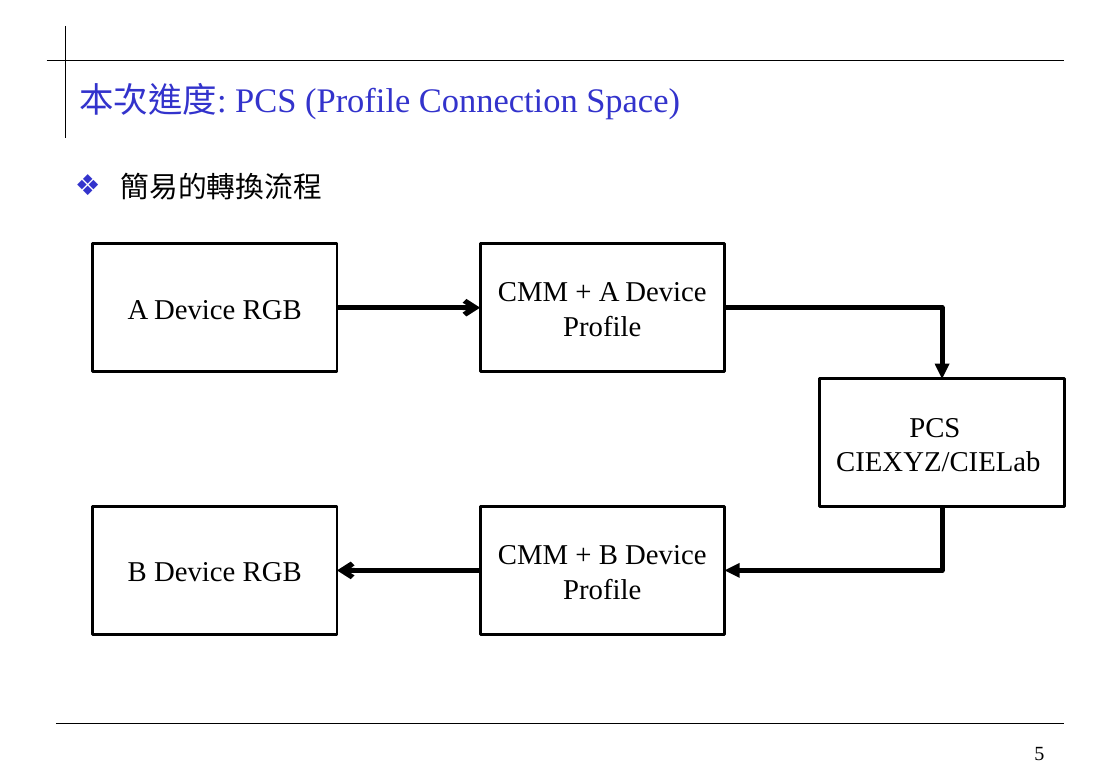
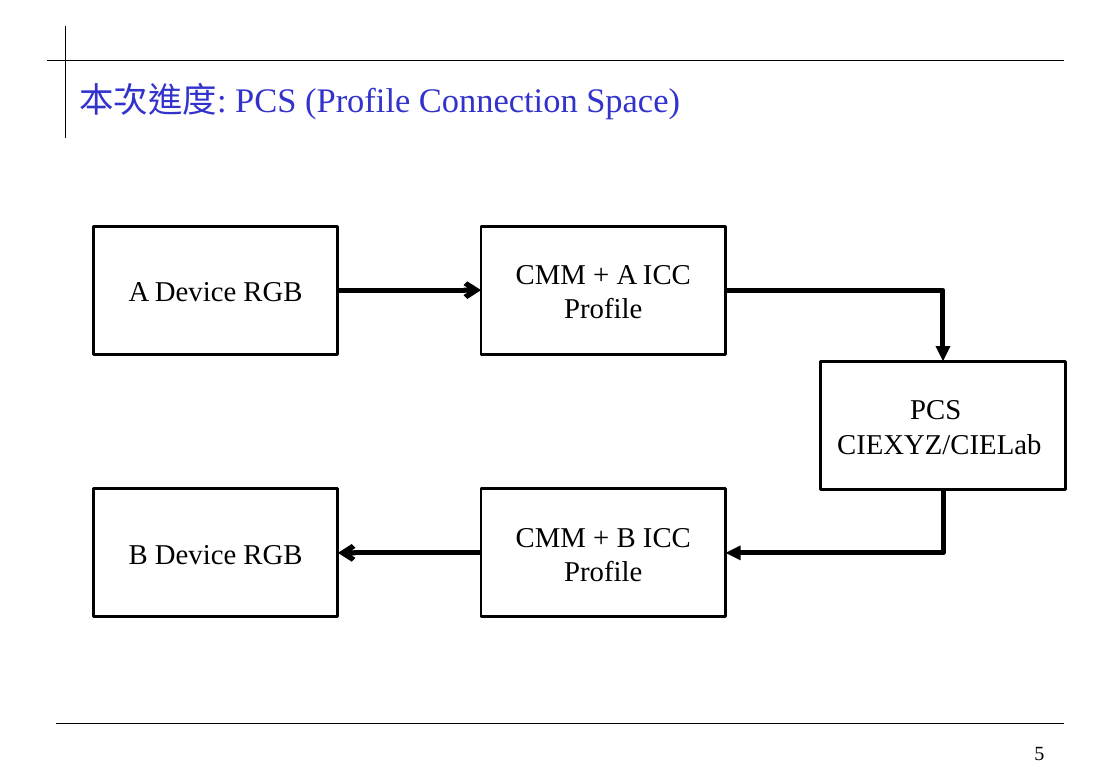
Before and after one commit to 0ilasis0/home, a slide deck: slide 5 of ICCPROFILE_0923.pptx. Drawn at 1120x775 pixels with LibreOffice and Linux fonts; fonts in the diff are those of the drawing; background and template pictures are left out. Boxes give left, top, right and bottom in pixels: in the first picture for what was removed or moved away, otherwise in the second. Text is boxed around its words. In the diff, an @@ line names an element or a change of style, - is before the commit and + after.

```diff
--- a/ICCPROFILE_0923.pptx
+++ b/ICCPROFILE_0923.pptx
@@ text removed at bbox=[121, 172, 322, 200] @@
-  ❖ 簡易的轉換流程
@@ text in rectangle at bbox=[516, 265, 691, 319]: text changed @@
-CMM + A Device Profile
+CMM + A ICC Profile
@@ 2 elbow arrows, 1 arrow: place and size @@
-2 elbow arrows, 1 arrow at bbox=[337, 308, 942, 571]
+2 elbow arrows, 1 arrow at bbox=[338, 291, 943, 553]
@@ text in rectangle at bbox=[516, 528, 691, 582]: text changed @@
-CMM + B Device Profile
+CMM + B ICC Profile
@@ 5 rectangles, 1 arrow: place and size @@
-5 rectangles, 1 arrow at bbox=[93, 244, 1064, 635]
+5 rectangles, 1 arrow at bbox=[93, 226, 1065, 617]
```
Also in this commit, not shown: 6 other slides changed, 1 slide removed.
